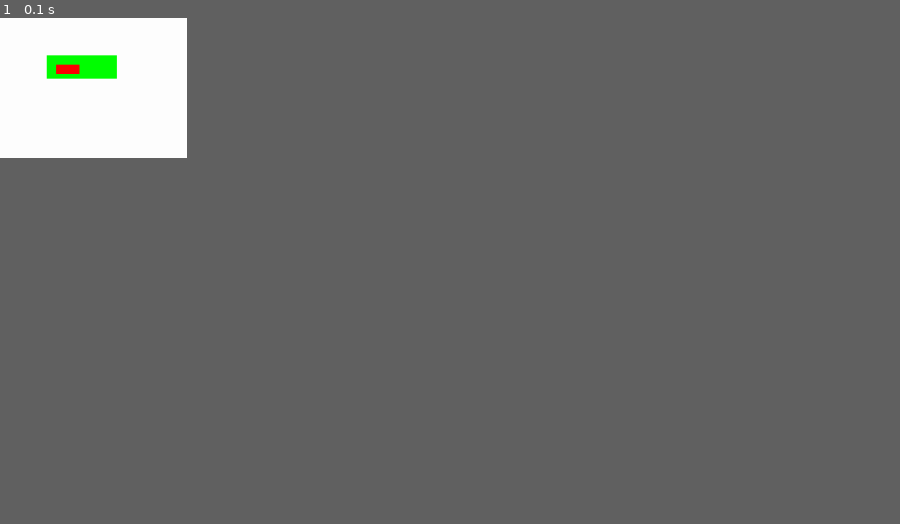
Above: before the commit, frame 1.
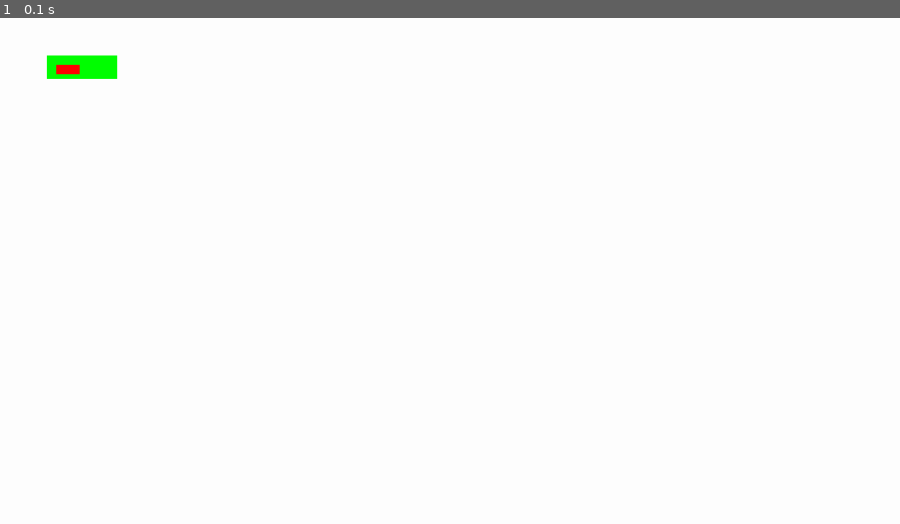
Above: after the commit, the same moment.

Repository: hohaithuy/IE221-Pygame
Game: pygame game, started from test.py
Two runs of this game, one before a commit and one after it. Both use one fixed random seed, a clock stepped at 60 frames per second and the inputs below.
Inputs:
- Up to frame 1 (0.1 s): no input
In our replay, the window is 187x140 before the commit and 900x506 after it. These sizes can differ from the game's own. Grey fills any space a smaller window leaves; there, only what the larger window draws over its background counts as a difference.

The runs differ from the first frame. In frame 1, less than 0.1% of the frame differs, in the area x 5-14%, y 7-13%.

Commit message:
Full Screen

Diff:
--- a/command.txt
+++ b/command.txt
@@ -3,3 +3,6 @@
 git push  "Up len mang"
 
 git pull "Lay ve neu t update"
+
+
+pipenv lock -r > requirements.txt "Ghi file requirements"
--- a/test.py
+++ b/test.py
@@ -3,7 +3,7 @@
 
 pygame.init()
 
-DISPLAYSURF = pygame.display.set_mode((400, 300))
+DISPLAYSURF = pygame.display.set_mode((0, 0), pygame.FULLSCREEN)
 pygame.display.set_caption('Hello world!')
 
 while True:
